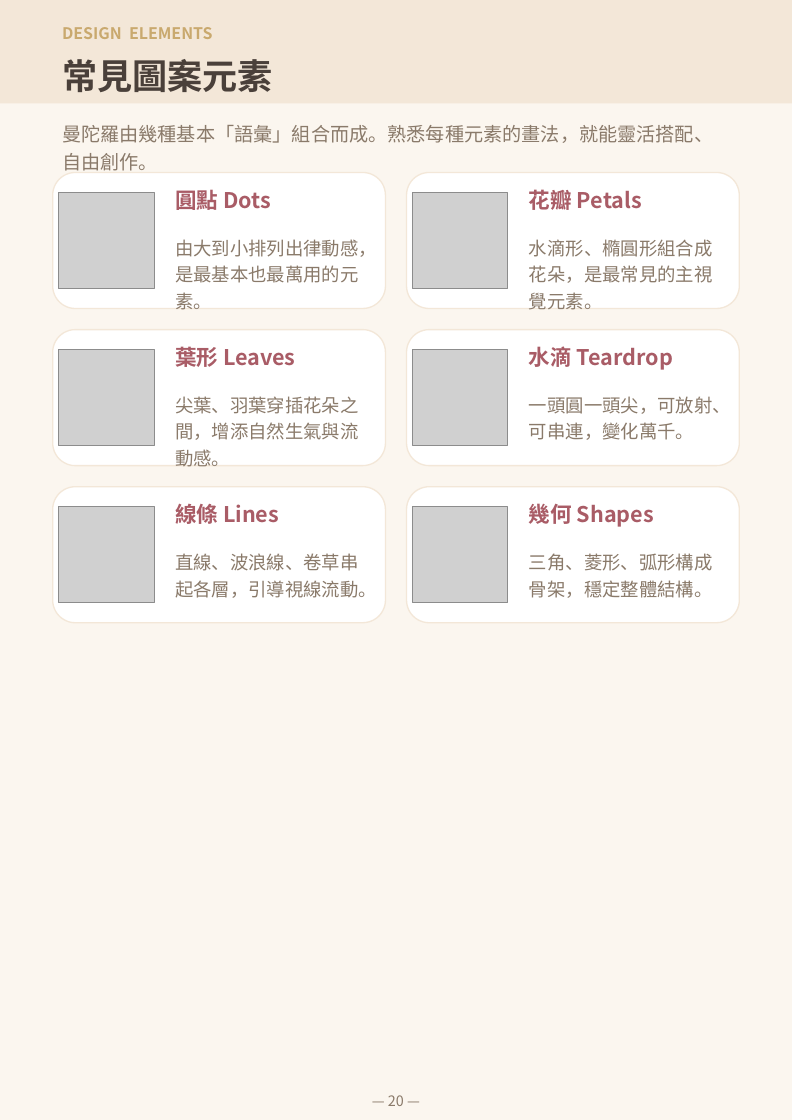
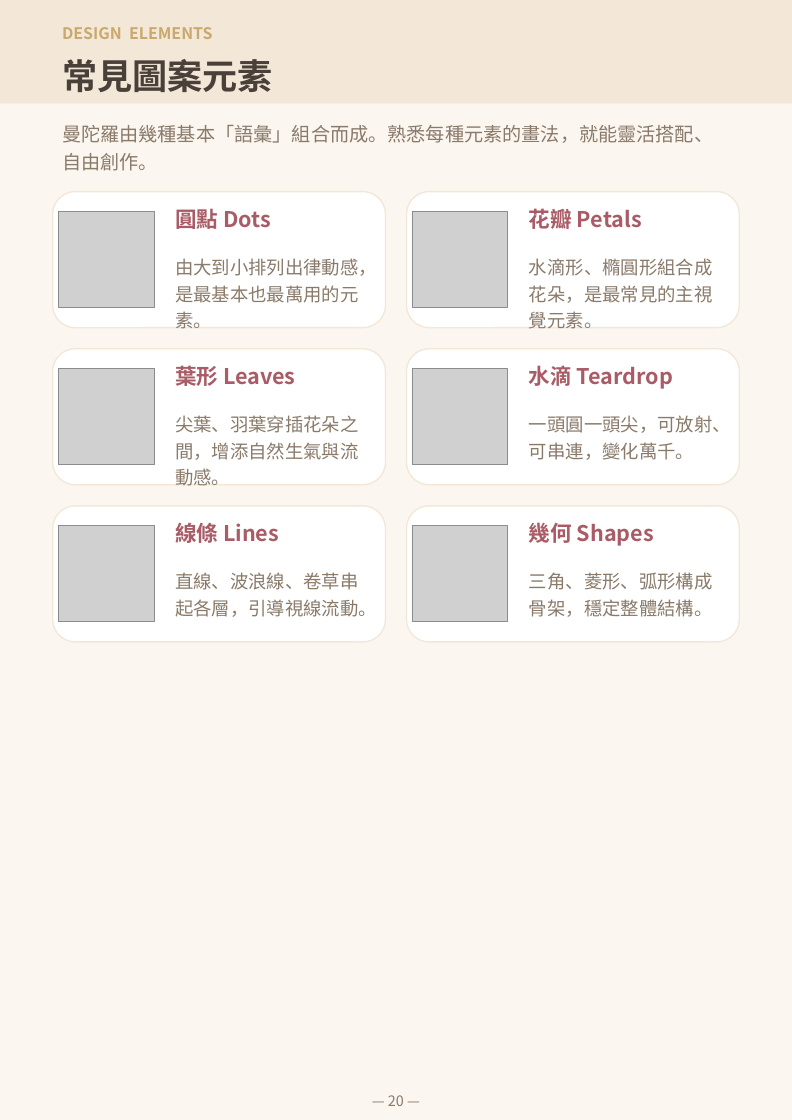
Before and after one commit to serina168/mandala-beginner, a slide deck: slide 20 of mandala_l1_handout.pptx. Drawn at 792x1120 pixels with LibreOffice and Linux fonts; fonts in the diff are those of the drawing; grey boxes stand for pictures; background and template pictures are left out. Boxes give left, top, right and bottom in pixels: in the first picture for what was removed or moved away, otherwise in the second. Text is boxed around its words. In the diff, an @@ line names an element or a change of style, - is before the commit and + after.

```diff
--- a/mandala_l1_handout.pptx
+++ b/mandala_l1_handout.pptx
@@ 12 texts, 6 pictures, 6 rounded rectangles: place and size @@
-12 texts, 6 pictures, 6 rounded rectangles at [53, 172, 740, 622]
+12 texts, 6 pictures, 6 rounded rectangles at [53, 192, 740, 642]
```
Also in this commit, not shown: 9 other slides changed, 1 other file.
